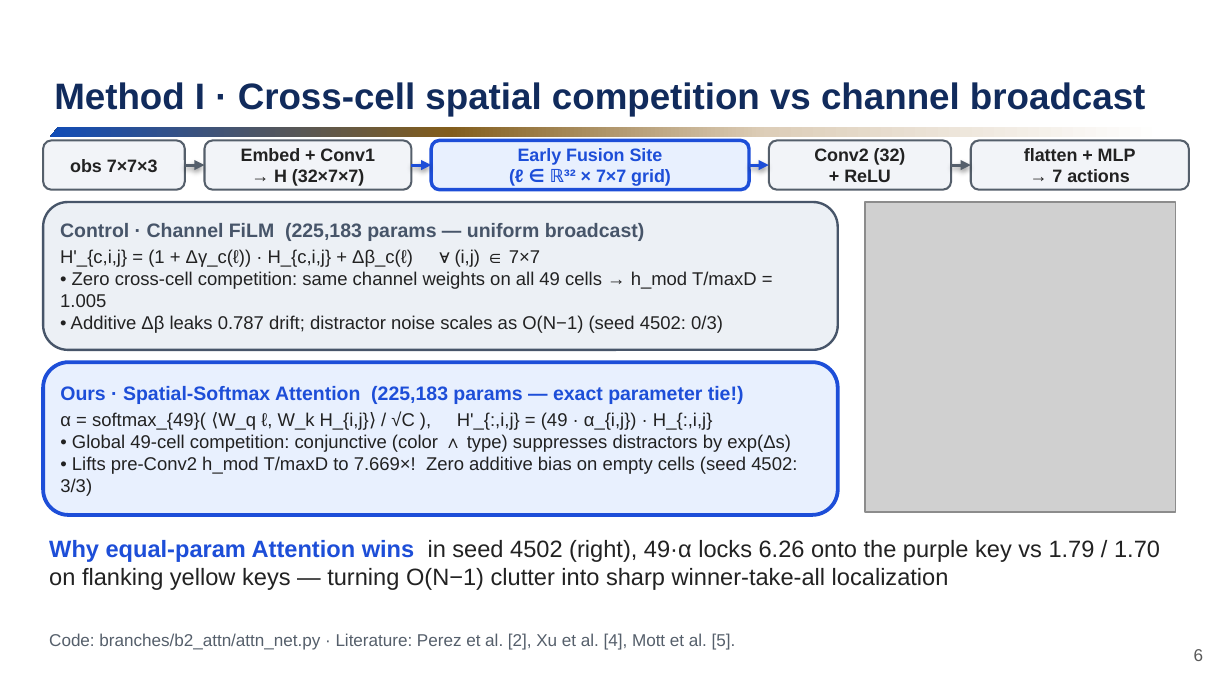
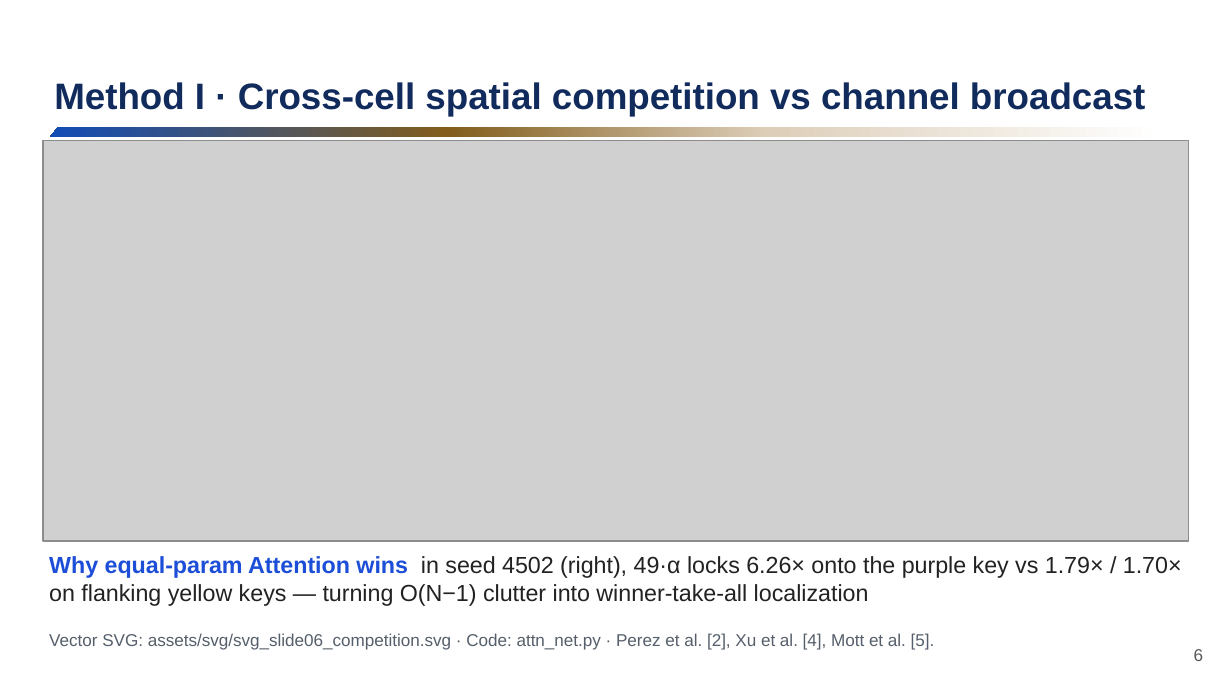
Before and after one commit to Oliver-ming/BabyAI_Exploration_with_Film, a slide deck: slide 6 of presentation/AIAA4220_Project3_Presentation.pptx. Drawn at 1232x693 pixels with LibreOffice and Linux fonts; fonts in the diff are those of the drawing; grey boxes stand for pictures; background and template pictures are left out. Boxes give left, top, right and bottom in pixels: in the first picture for what was removed or moved away, otherwise in the second. Text is boxed around its words. In the diff, an @@ line names an element or a change of style, - is before the commit and + after.

Commit message:
Redraw all PPT architecture diagrams, flowcharts & schematics in publication-grade vector SVG

```diff
--- a/presentation/AIAA4220_Project3_Presentation.pptx
+++ b/presentation/AIAA4220_Project3_Presentation.pptx
@@ rounded rectangle removed at (43, 140, 185, 190) @@
-obs 7×7×3
@@ picture added at (43, 140, 1189, 541) @@
@@ rounded rectangle removed at (205, 140, 411, 190) @@
-Embed + Conv1
-→ H (32×7×7)
@@ rounded rectangle removed at (431, 140, 749, 190) @@
-Early Fusion Site
-(ℓ ∈ ℝ³² × 7×7 grid)
@@ rounded rectangle removed at (769, 140, 951, 190) @@
-Conv2 (32)
-+ ReLU
@@ rounded rectangle removed at (971, 140, 1189, 190) @@
-flatten + MLP
-→ 7 actions
@@ arrow removed from (185, 165) to (205, 165) @@
@@ arrow removed from (411, 165) to (431, 165) @@
@@ arrow removed from (749, 165) to (769, 165) @@
@@ arrow removed from (951, 165) to (971, 165) @@
@@ rounded rectangle removed at (43, 202, 838, 350) @@
-Control · Channel FiLM (225,183 params — uniform broadcast)
-H'_{c,i,j} = (1 + Δγ_c(ℓ)) · H_{c,i,j} + Δβ_c(ℓ) ∀ (i,j) ∈ 7×7
-• Zero cross-cell competition: same channel weights on all 49 cells → h_mod T/maxD = 1.005
-• Additive Δβ leaks 0.787 drift; distractor noise scales as O(N−1) (seed 4502: 0/3)
@@ picture removed at (865, 202, 1175, 513) @@
@@ rounded rectangle removed at (43, 362, 838, 515) @@
-Ours · Spatial-Softmax Attention (225,183 params — exact parameter tie!)
-α = softmax_{49}( ⟨W_q ℓ, W_k H_{i,j}⟩ / √C ), H'_{:,i,j} = (49 · α_{i,j}) · H_{:,i,j}
-• Global 49-cell competition: conjunctive (color ∧ type) suppresses distractors by exp(Δs)
-• Lifts pre-Conv2 h_mod T/maxD to 7.669×! Zero additive bias on empty cells (seed 4502: 3/3)
@@ text at (49, 556, 1182, 606): text changed; size 13.8 to 13.6 pt @@
-Why equal-param Attention wins in seed 4502 (right), 49·α locks 6.26 onto the purple key vs 1.79 / 1.70 on flanking yellow keys — turning O(N−1) clutter into sharp winner-take-all localization
+Why equal-param Attention wins in seed 4502 (right), 49·α locks 6.26× onto the purple key vs 1.79× / 1.70× on flanking yellow keys — turning O(N−1) clutter into winner-take-all localization
@@ text at (49, 633, 935, 650): text changed @@
-Code: branches/b2_attn/attn_net.py · Literature: Perez et al. [2], Xu et al. [4], Mott et al. [5].
+Vector SVG: assets/svg/svg_slide06_competition.svg · Code: attn_net.py · Perez et al. [2], Xu et al. [4], Mott et al. [5].
```
Also in this commit, not shown: 7 other slides changed, 28 other files.
